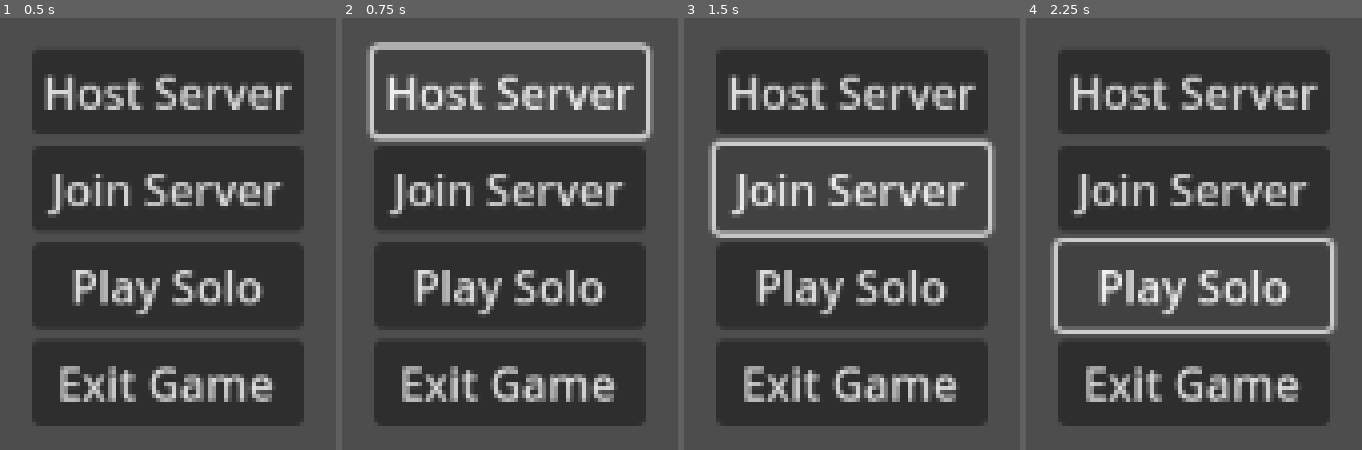
Above: before the commit, frames 1-4 (left to right).
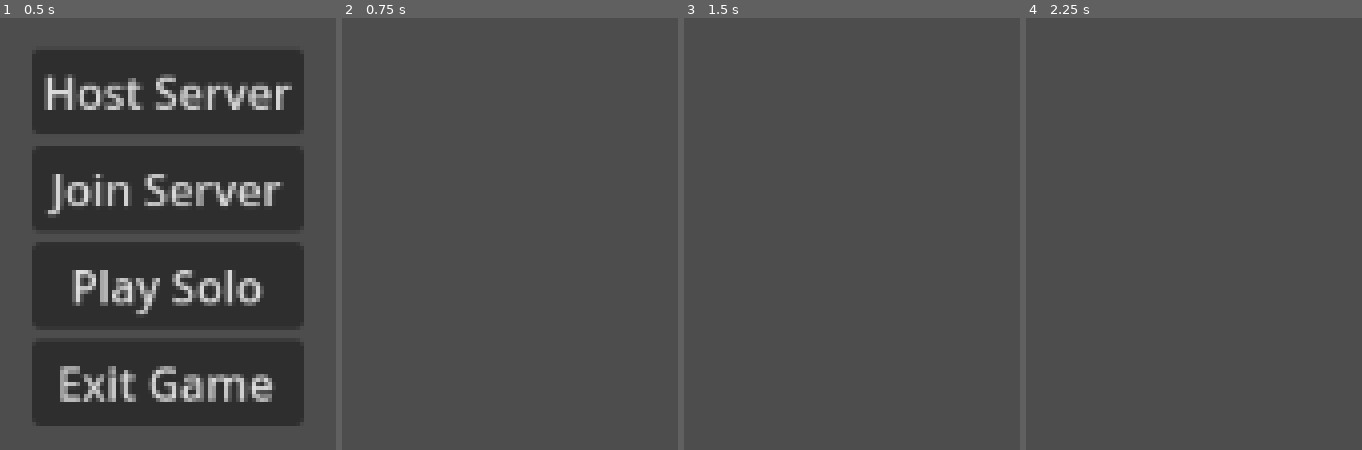
Above: after the commit, the same moments.

Repository: PathToEmpathy/Path-to-Empathy
Game: Godot game, scene res://NODE/main.tscn
The game is run twice, just before and just after one commit, with the same random seed, the same clock (stepped at 60 frames per second) and the same inputs.
Inputs (mouse positions are in pixels of both pictures, inside the frame that each line leads up to):
- Up to frame 1 (0.5 s): no input
- Up to frame 2 (0.75 s): click "Host Server" at 0.5 s
- Up to frame 3 (1.5 s): click (852, 190) at 1.25 s, where only the run before the commit has a clickable "Join Server"
- Up to frame 4 (2.25 s): click (1194, 285) at 2 s, where only the run before the commit has a clickable "Play Solo"

Frame 1 is identical in both runs. In frame 2, 50% of the frame differs, in the area x 7-93%, y 5-95%; in frame 3, 50%; in frame 4, 48%.

Commit message:
Added the most barebones Multiplayer.

Diff:
--- /dev/null
+++ b/SCRIPT/multiplayer_manager.gd
@@ -0,0 +1,27 @@
+extends Node
+
+const SERVER_PORT = 8080
+const SERVER_IP = "127.0.0.1"
+
+func host_game():
+	print("Starting host!")
+
+	var server_peer = ENetMultiplayerPeer.new()
+	server_peer.create_server(SERVER_PORT)
+
+	multiplayer.multiplayer_peer = server_peer
+
+	multiplayer.peer_connected.connect(_add_player_to_game)
+	multiplayer.peer_disconnected.connect(_del_player)
+
+func join_game():
+	var client_peer = ENetMultiplayerPeer.new()
+	client_peer.create_client(SERVER_IP, SERVER_PORT)
+
+	multiplayer.multiplayer_peer = client_peer
+
+func _add_player_to_game(id: int):
+	print("Player %s joined the game!" %id)
+
+func _del_player(id: int):
+	print("Player %s left the game!" %id)
--- a/SCRIPT/start_menu_ui.gd
+++ b/SCRIPT/start_menu_ui.gd
@@ -1,11 +1,13 @@
 extends Control
 
 func _on_host_server_button_pressed():
-	print("HOST GAME")
+	hide_ui()
+	MultiplayerManager.host_game()
 
 
 func _on_join_server_button_pressed():
-	print("JOINING GAME")
+	hide_ui()
+	MultiplayerManager.join_game()
 
 
 func _on_play_solo_button_pressed():
@@ -14,3 +16,6 @@
 
 func _on_exit_button_pressed():
 	get_tree().quit()
+
+func hide_ui():
+	self.hide()
--- a/project.godot
+++ b/project.godot
@@ -14,3 +14,7 @@
 run/main_scene="res://NODE/main.tscn"
 config/features=PackedStringArray("4.3", "Forward Plus")
 config/icon="res://icon.svg"
+
+[autoload]
+
+MultiplayerManager="*res://SCRIPT/multiplayer_manager.gd"
